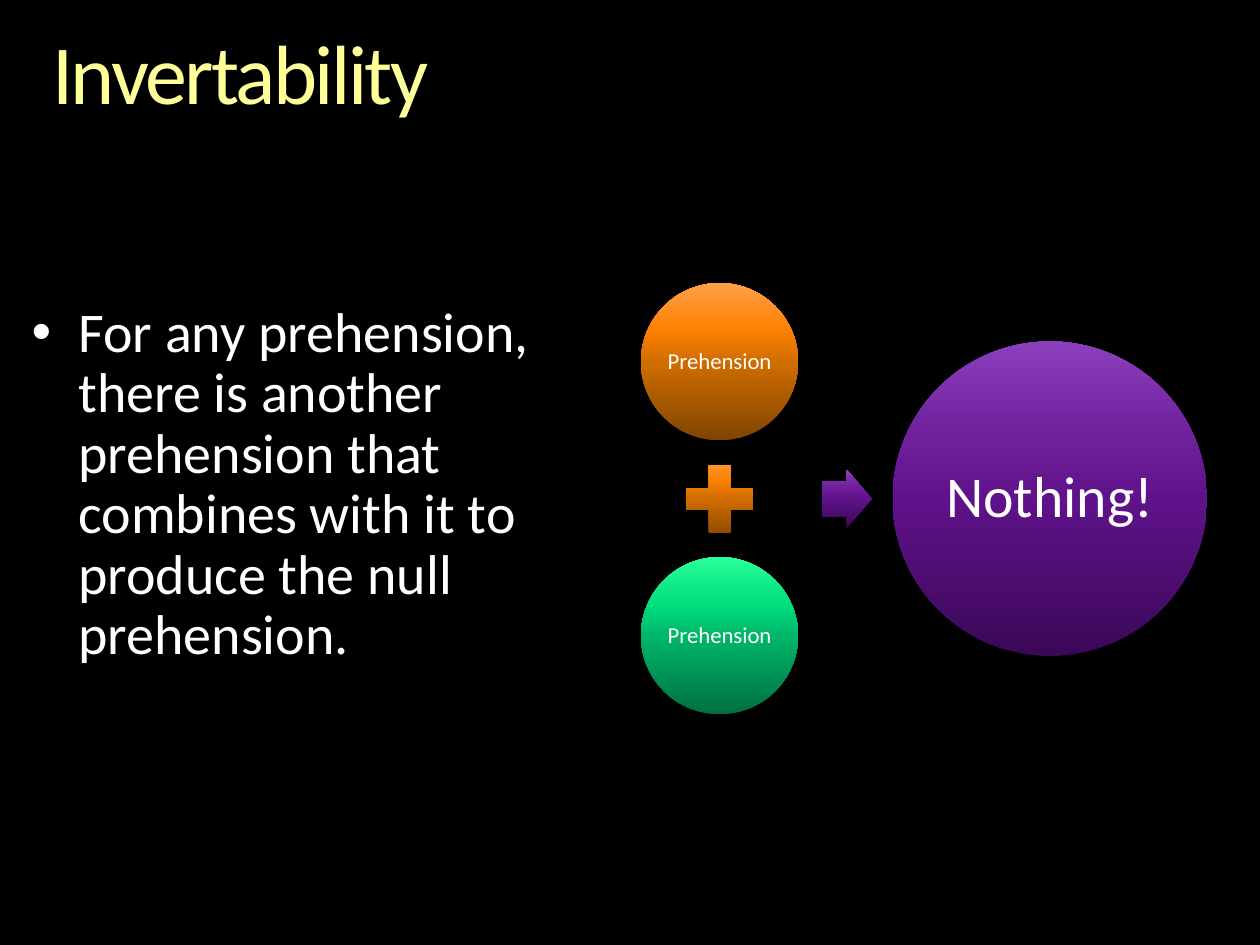
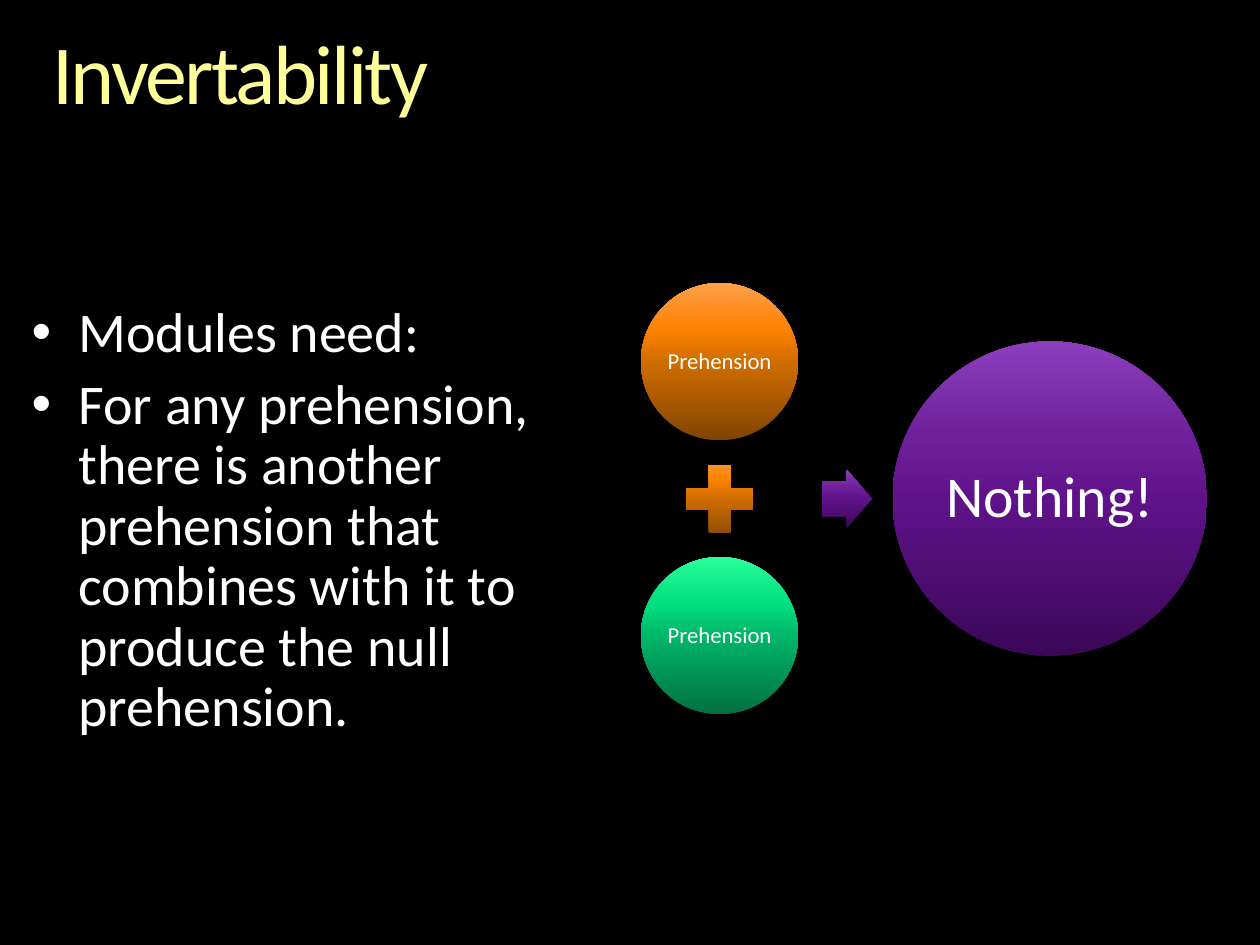
Before and after one commit to gcallah/indras_net, a slide deck: slide 23 of docs/ABMsAsAlgebraic.pptx (slide 21 before the commit). Drawn at 1260x945 pixels with LibreOffice and Linux fonts; fonts in the diff are those of the drawing; background and template pictures are left out. Boxes give left, top, right and bottom in pixels: in the first picture for what was removed or moved away, otherwise in the second. Text is boxed around its words. In the diff, an @@ line names an element or a change of style, - is before the commit and + after.

```diff
--- a/docs/ABMsAsAlgebraic.pptx
+++ b/docs/ABMsAsAlgebraic.pptx
@@ text at [78,313,419,353]: paragraph added @@
+        • Modules need:
```
Also in this commit, not shown: 5 other slides changed, 2 slides added.
